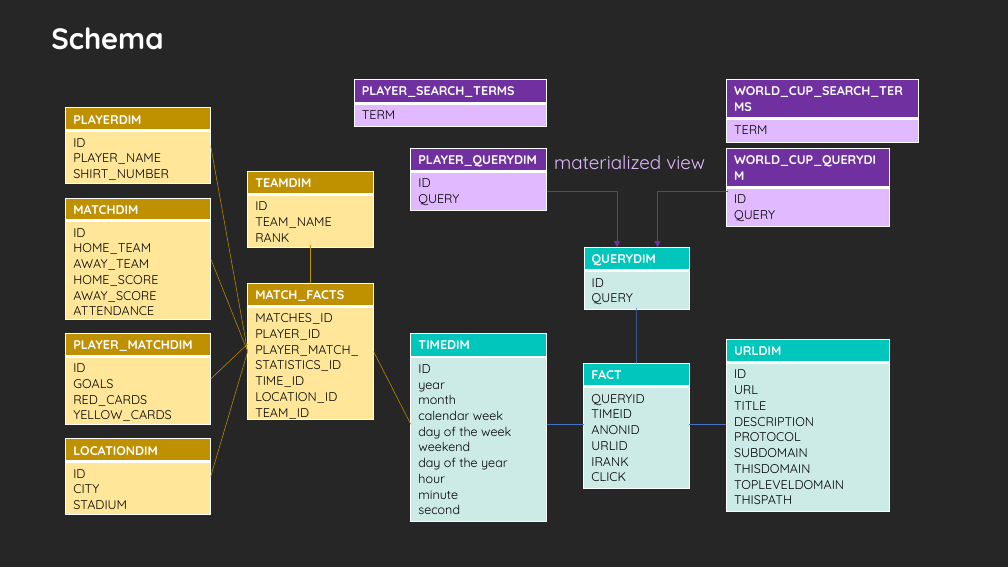
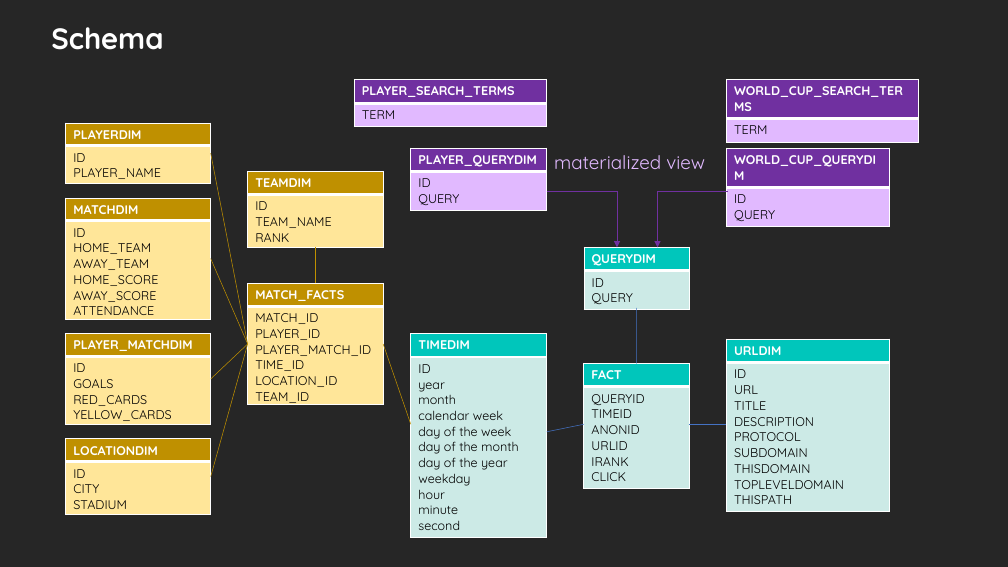
Before and after one commit to AhmedDiderRahat/wise_2324_bi_project, a slide deck: slide 2 of presentation/presentation.pptx. Drawn at 1008x567 pixels with LibreOffice and Linux fonts; fonts in the diff are those of the drawing. Boxes give left, top, right and bottom in pixels: in the first picture for what was removed or moved away, otherwise in the second. Text is boxed around its words. In the diff, an @@ line names an element or a change of style, - is before the commit and + after.

```diff
--- a/presentation/presentation.pptx
+++ b/presentation/presentation.pptx
@@ table at box(66, 123, 211, 184) @@
-row 2, column 1: ID / PLAYER_NAME / SHIRT_NUMBER
+row 2, column 1: ID / PLAYER_NAME
@@ table: place and size @@
-table at box(66, 108, 211, 184)
+table at box(66, 123, 211, 184)
@@ line moved from (211, 146) - (248, 352) to (211, 154) - (248, 344) @@
@@ table: place and size @@
-table at box(248, 172, 374, 247)
+table at box(248, 172, 383, 247)
@@ line moved from (211, 259) - (248, 352) to (211, 259) - (248, 344) @@
@@ line moved from (311, 245) - (311, 284) to (315, 247) - (315, 284) @@
@@ table at box(248, 284, 383, 409) @@
-row 2, column 1: MATCHES_ID / PLAYER_ID / PLAYER_MATCH_STATISTICS_ID / TIME_ID / LOCATION_ID / TEAM_ID
+row 2, column 1: MATCH_ID / PLAYER_ID / PLAYER_MATCH_ID / TIME_ID / LOCATION_ID / TEAM_ID
@@ table: place and size @@
-table at box(248, 284, 374, 425)
+table at box(248, 284, 383, 409)
@@ line moved from (248, 352) - (211, 477) to (248, 344) - (211, 477) @@
@@ line moved from (411, 424) - (374, 352) to (411, 424) - (383, 344) @@
@@ table at box(411, 333, 547, 534) @@
-row 2, column 1: ID / year / month / calendar week / day of the week / weekend / day of the year / hour / minute / second
+row 2, column 1: ID / year / month / calendar week / day of the week / day of the month / day of the year / weekday / hour / minute / second
@@ line moved from (584, 424) - (547, 424) to (584, 424) - (547, 432) @@
```
Also in this commit, not shown: 8 other files.
